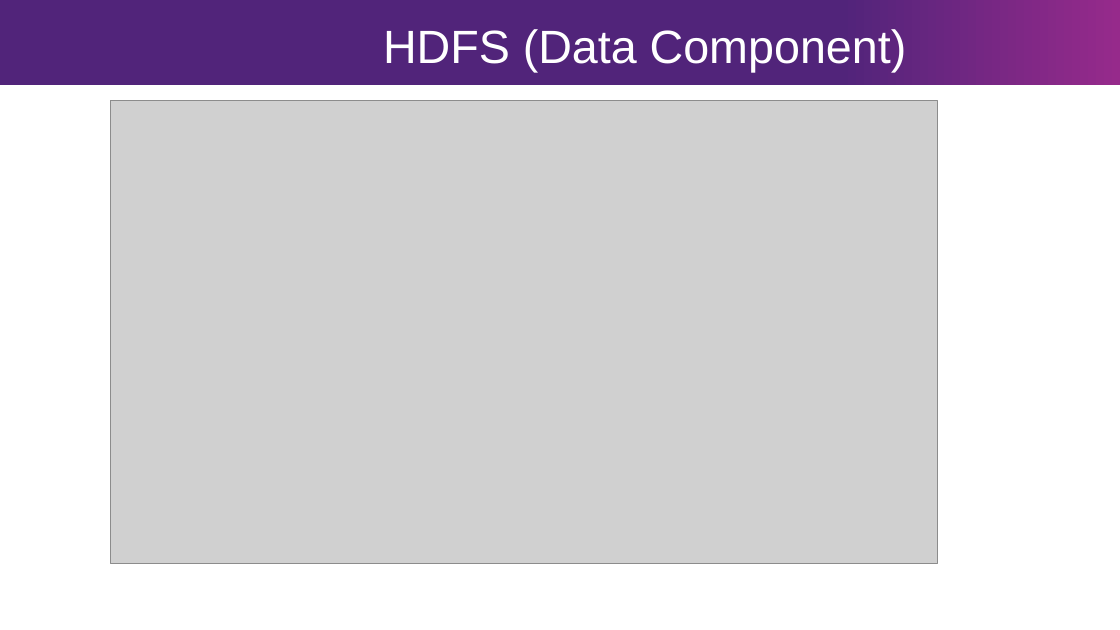
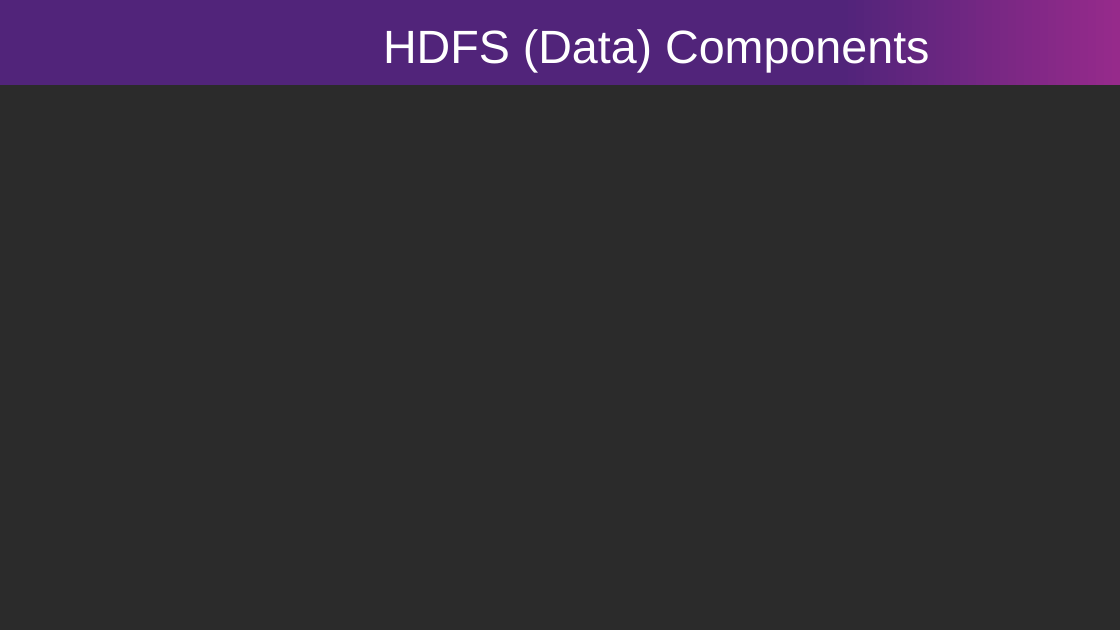
Before and after one commit to bhq12/hadoop-architecture-notes, a slide deck: slide 11 of hadoop-architecture-brook-queree.pptx (slide 8 before the commit). Drawn at 1120x630 pixels with LibreOffice and Linux fonts; fonts in the diff are those of the drawing; grey boxes stand for pictures; background and template pictures are left out; a plain dark background stands for a picture behind light text. Boxes give left, top, right and bottom in pixels: in the first picture for what was removed or moved away, otherwise in the second. Text is boxed around its words. In the diff, an @@ line names an element or a change of style, - is before the commit and + after.

```diff
--- a/hadoop-architecture-brook-queree.pptx
+++ b/hadoop-architecture-brook-queree.pptx
@@ background #FFFFFF to picture (left out) @@
@@ text at bbox=[383, 29, 929, 73]: text changed @@
-HDFS (Data Component)
+HDFS (Data) Components
@@ picture removed at bbox=[110, 100, 937, 563] @@
```
Also in this commit, not shown: 7 other slides changed, 4 slides added, 3 slides removed, 16 other files.
